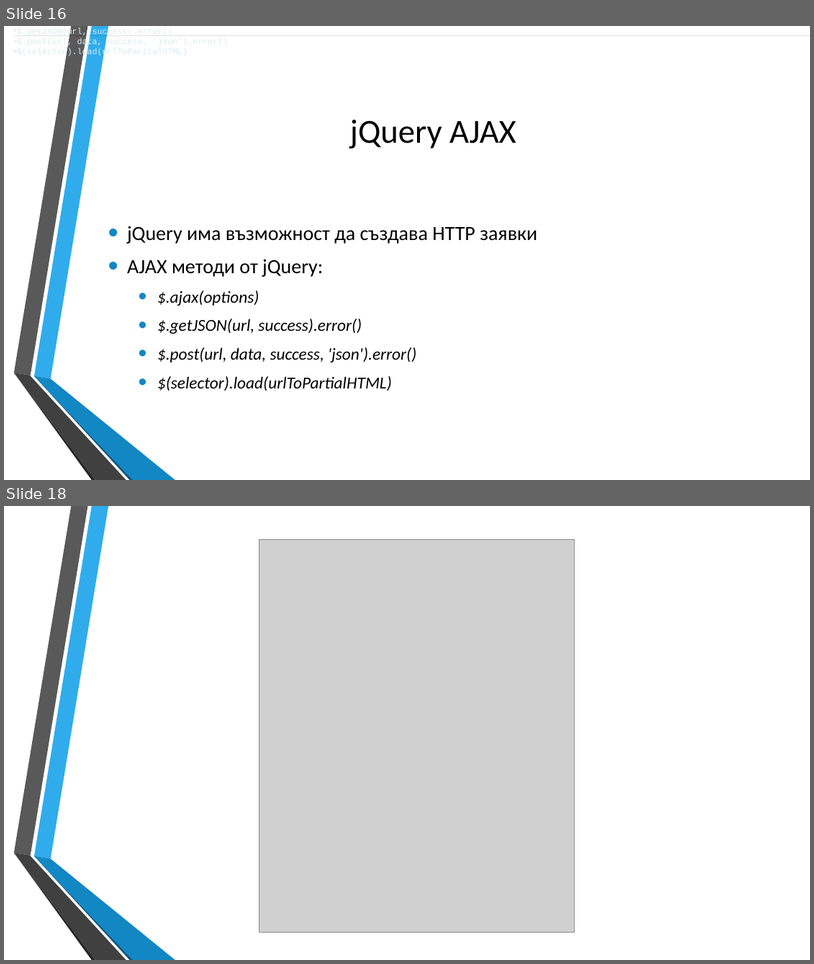
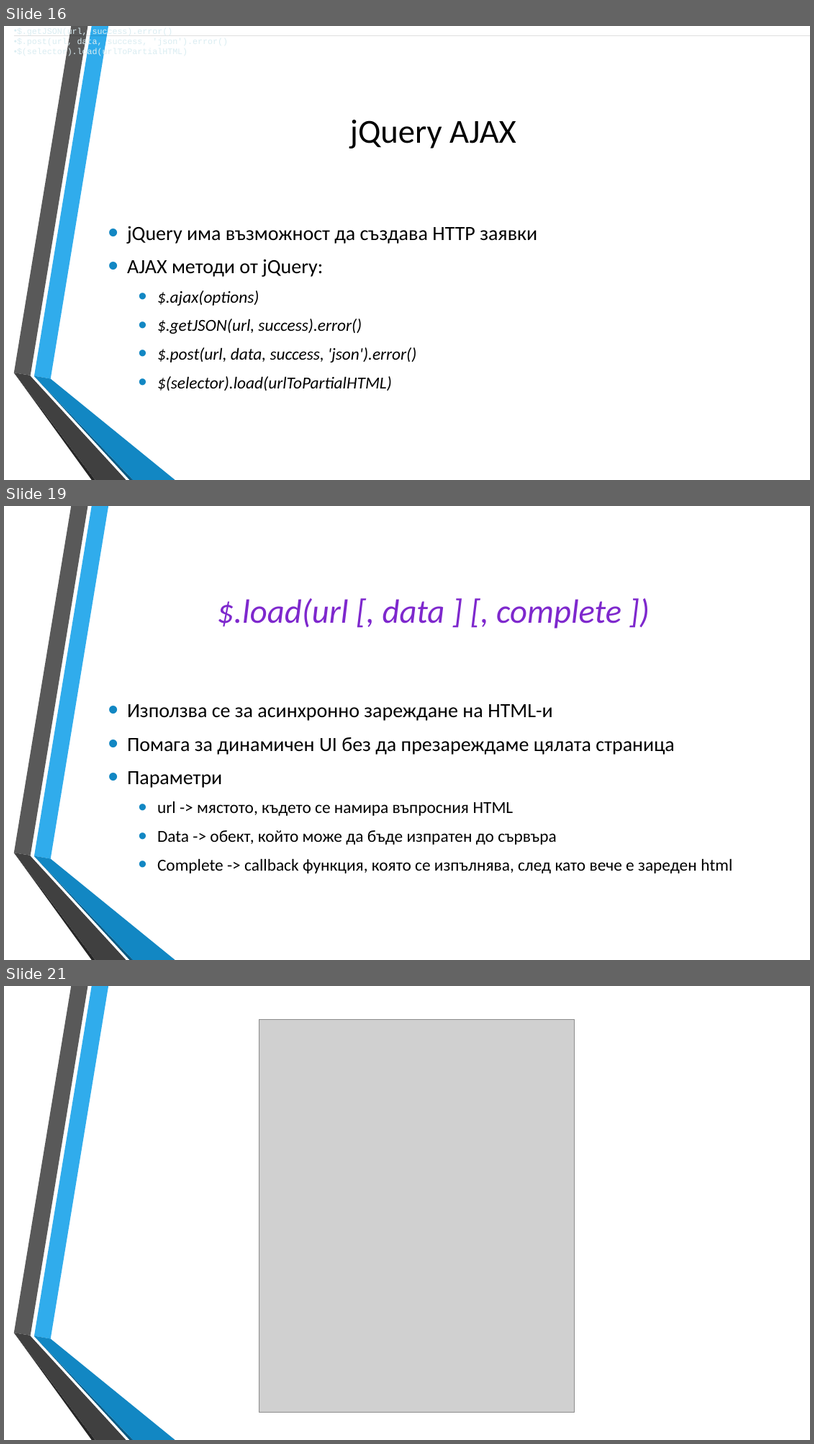
Before and after one commit to dnmitev/IT-Academy, a slide deck: JS Fundamentals/12. Async-JS/AsyncJS.pptx. Shown one above the other, each under a label of ours: slides 16 and 18 before the commit, slides 16, 19 and 21 after it; the slides between them are not shown. The pictures are 814x964 and 814x1444 pixels, drawn with LibreOffice and Linux fonts; fonts in the diff are those of the drawing; grey boxes stand for pictures; background and template pictures are left out. Boxes give left, top, right and bottom in pixels: in the first picture for what was removed or moved away, otherwise in the second. Text is boxed around its words. In the diff, an @@ line names an element or a change of style, - is before the commit and + after.

```diff
--- a/JS Fundamentals/12. Async-JS/AsyncJS.pptx
+++ b/JS Fundamentals/12. Async-JS/AsyncJS.pptx
@@ slide 19 added at [4, 506, 810, 960], background picture (left out); not listed: 6 template elements that a slide beside it also shows @@
@@ title added at [217, 598, 622, 628], 40 pt, text #7E28CD, italic @@
+$.load(url [, data ] [, complete ])
@@ text added at [127, 704, 733, 873], 20 pt, text #000000 @@
+• Използва се за асинхронно зареждане на HTML-и
+• Помага за динамичен UI без да презареждаме цялата страница
+• Параметри
+  • url -> мястото, където се намира въпросния HTML
+  • Data -> обект, който може да бъде изпратен до сървъра
+  • Complete -> callback функция, която се изпълнява, след като вече е зареден html
@@ what was slide 18 is now slide 21 @@
```
Also in this commit, not shown: 4 slides changed, 2 other slides added, 7 other files.
